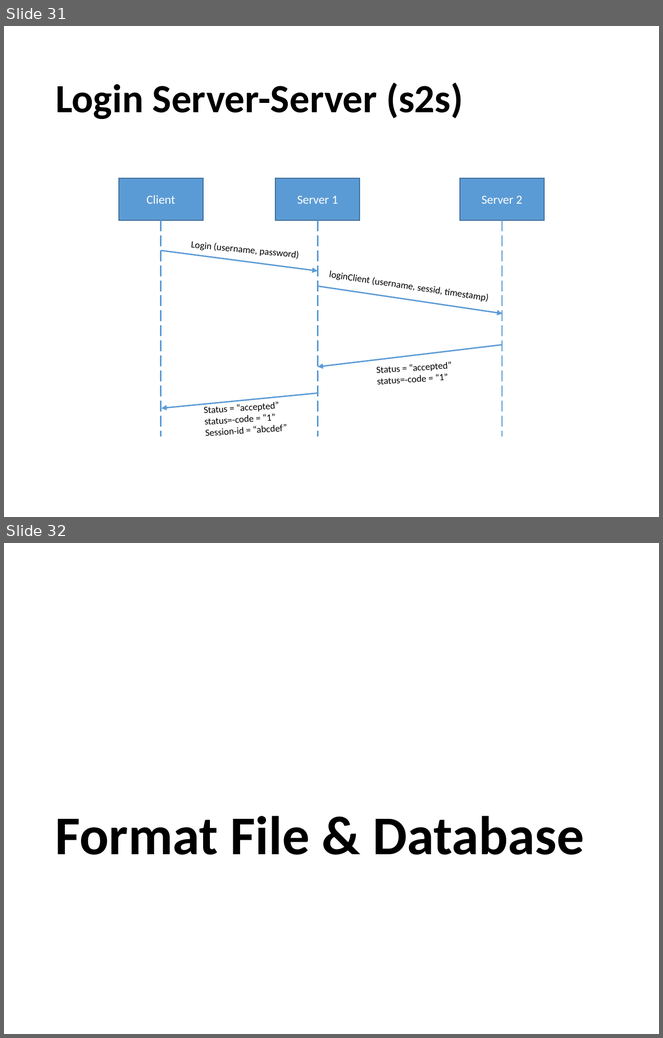
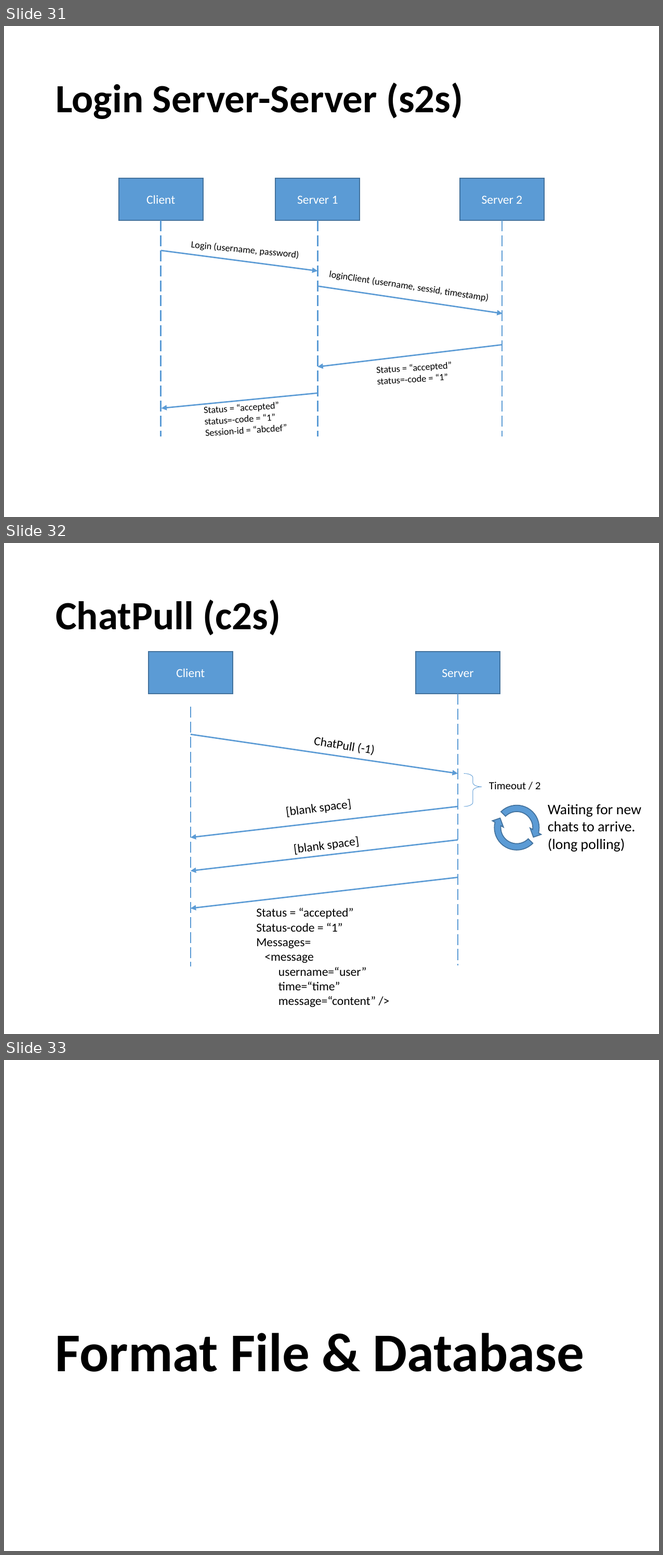
Before and after one commit to yohanesmario/chatserver, a slide deck: docs/Chat Server.pptx. Shown one above the other, each under a label of ours: slides 31 and 32 before the commit, slides 31, 32 and 33 after it. The pictures are 663x1038 and 663x1555 pixels, drawn with LibreOffice and Linux fonts; fonts in the diff are those of the drawing. Boxes give left, top, right and bottom in pixels: in the first picture for what was removed or moved away, otherwise in the second. Text is boxed around its words. In the diff, an @@ line names an element or a change of style, - is before the commit and + after.

```diff
--- a/docs/Chat Server.pptx
+++ b/docs/Chat Server.pptx
@@ slide 32 added at (4,543,659,1034), background #FFFFFF @@
@@ text added at (55,601,374,756), 13.5 pt, text #000000 @@
+ChatPull (-1)
@@ title added at (203,600,281,636), 44 pt, text #000000, bold @@
+ChatPull (c2s)
@@ rectangle added at (149,652,233,694), fill #5B9BD5, outline #43739E 1 pt, 13.5 pt, text #FFFFFF @@
+Client
@@ rectangle added at (416,652,501,694), fill #5B9BD5, outline #43739E 1 pt, 13.5 pt, text #FFFFFF @@
+Server
@@ line added from (458, 694) to (458, 966), #5B9BD5 1.5 pt dashed @@
@@ line added from (191, 707) to (191, 967), #5B9BD5 1.5 pt dashed @@
@@ arrow added from (191, 734) to (458, 774), #5B9BD5 1.5 pt @@
@@ right brace added at (464,774,482,807), outline #5B9BD5 0.5 pt @@
@@ text added at (489,782,541,789), 12 pt, text #000000 @@
+Timeout / 2
@@ arrow added from (458, 807) to (191, 838), #5B9BD5 1.5 pt @@
@@ text added at (286,804,317,818), 13.5 pt, text #000000 @@
+[blank space]
@@ circular arrow added at (482,793,552,863), fill #5B9BD5, outline #43739E 1 pt @@
@@ circular arrow added at (482,793,552,863), fill #5B9BD5, outline #43739E 1 pt @@
@@ text added at (548,804,642,852), 16 pt, text #000000 @@
+Waiting for new
+chats to arrive.
+(long polling)
@@ arrow added from (458, 840) to (191, 871), #5B9BD5 1.5 pt @@
@@ text added at (294,841,325,857), 13.5 pt, text #000000 @@
+[blank space]
@@ arrow added from (458, 878) to (191, 909), #5B9BD5 1.5 pt @@
@@ text added at (256,908,376,1007), 13.5 pt, text #000000 @@
+Status = “accepted”
+Status-code = “1”
+Messages=
+<message
+username=“user”
+time=“time”
+message=“content” />
@@ what was slide 32 is now slide 33 @@
```
Also in this commit, not shown: 1 slide changed, 1 other file.
